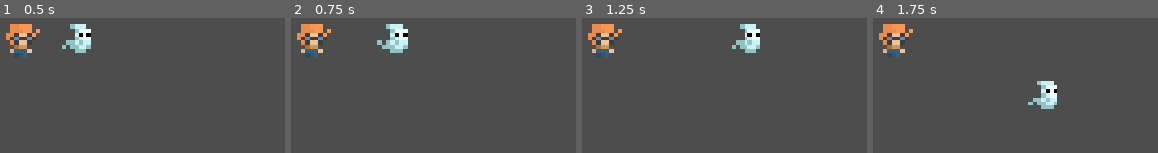
Above: before the commit, frames 1-4 (left to right).
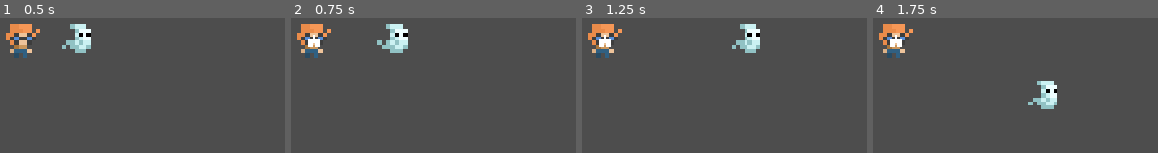
Above: after the commit, the same moments.

Repository: Tortiz-CSUF/esper---1
Game: Godot game, scene res://Scenes/game.tscn
The game is run twice, just before and just after one commit, with the same random seed, the same clock (stepped at 60 frames per second) and the same inputs. This scene is started directly instead of the project's main scene.
Inputs (mouse positions are in pixels of both pictures, inside the frame that each line leads up to):
- Up to frame 1 (0.5 s): no input
- Up to frame 2 (0.75 s): move the mouse to (490, 18) at 0.52 s; hold Right (ghost_right) from 0.53 s (still down); hold Space (shoot) from 0.53 s (still down)
- Up to frame 3 (1.25 s): keep holding Right (ghost_right); keep holding Space (shoot)
- Up to frame 4 (1.75 s): move the mouse to (outside the picture) at 1.27 s; release Right (ghost_right) at 1.28 s; release Space (shoot) at 1.28 s; hold Down (ghost_down) from 1.28 s (still down); tap Shift (sprint) at 1.35 s

Frame 1 is identical in both runs. In frame 2, 0.2% of the frame differs, in the area x 5-11%, y 12-22%; in frame 3, 0.2%; in frame 4, 0.2%.
Error before the commit: Invalid assignment of property or key 'direction' with value of type 'Vector2' on a base object of type 'Area2D (bullet.gd)'. (res://Scripts/player.gd:67)

Commit message:
Haunted_Adventure_2D_14

Diff:
--- a/Scripts/player.gd
+++ b/Scripts/player.gd
@@ -46,7 +46,7 @@
 
 		animated_sprite.flip_h = input_dir.x < 0
 
-		if not footstep_sfx:
+		if not footstep_sfx.playing:
 			footstep_sfx.play()
 	else:
 		animated_sprite.play("idle")
@@ -62,7 +62,8 @@
 func _shoot() -> void:
 	if bullet_scene == null:
 		return
-	var bullet: Area2D = bullet_scene.instantiate() as Area2D
+
+	var bullet: Node = bullet_scene.instantiate()
 	bullet.global_position = global_position
-	bullet.direction = last_direction.normalized()
 	get_tree().current_scene.add_child(bullet)
+	bullet.set("direction", last_direction.normalized())
